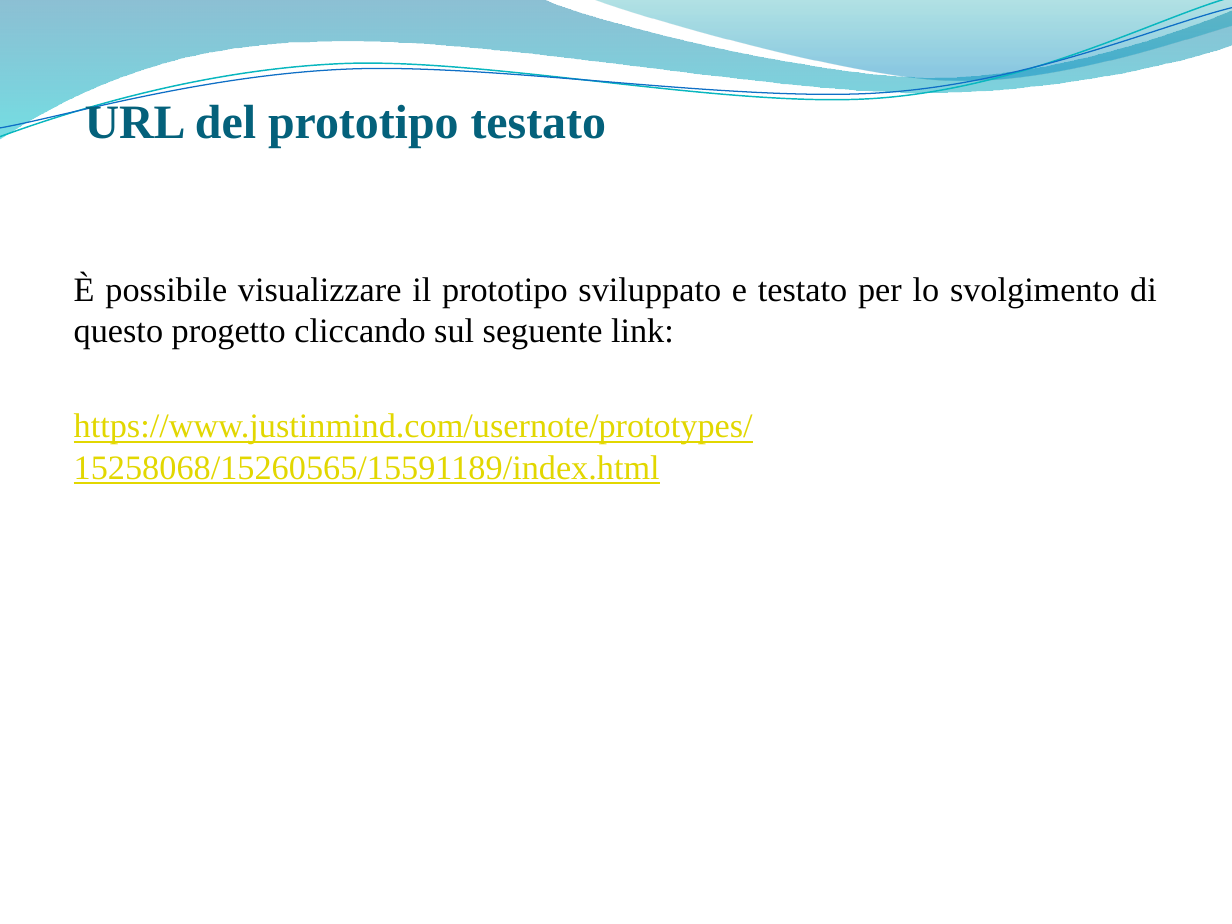
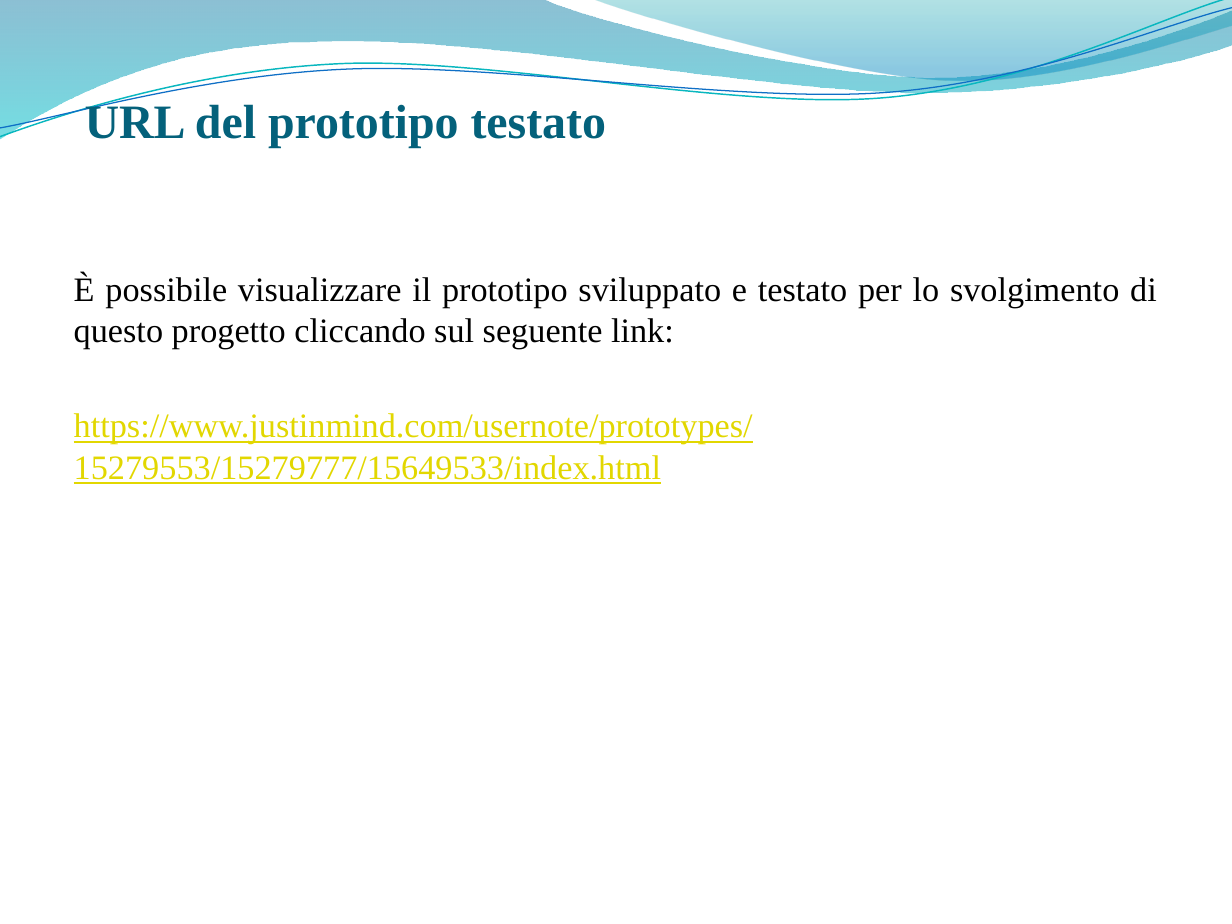
Before and after one commit to giusmastro91/Cognitive-systems, a slide deck: slide 4 of Prova_6/Leone_Mastrosimone_PresentazioneProgetto.pptx. Drawn at 1232x924 pixels with LibreOffice and Linux fonts; fonts in the diff are those of the drawing; background and template pictures are left out. Boxes give left, top, right and bottom in pixels: in the first picture for what was removed or moved away, otherwise in the second. Text is boxed around its words. In the diff, an @@ line names an element or a change of style, - is before the commit and + after.

```diff
--- a/Prova_6/Leone_Mastrosimone_PresentazioneProgetto.pptx
+++ b/Prova_6/Leone_Mastrosimone_PresentazioneProgetto.pptx
@@ text at (74, 413, 753, 484): text changed @@
-https://www.justinmind.com/usernote/prototypes/15258068/15260565/15591189/index.html
+https://www.justinmind.com/usernote/prototypes/15279553/15279777/15649533/index.html
```
Also in this commit, not shown: 4 other slides changed, 2 other files.
